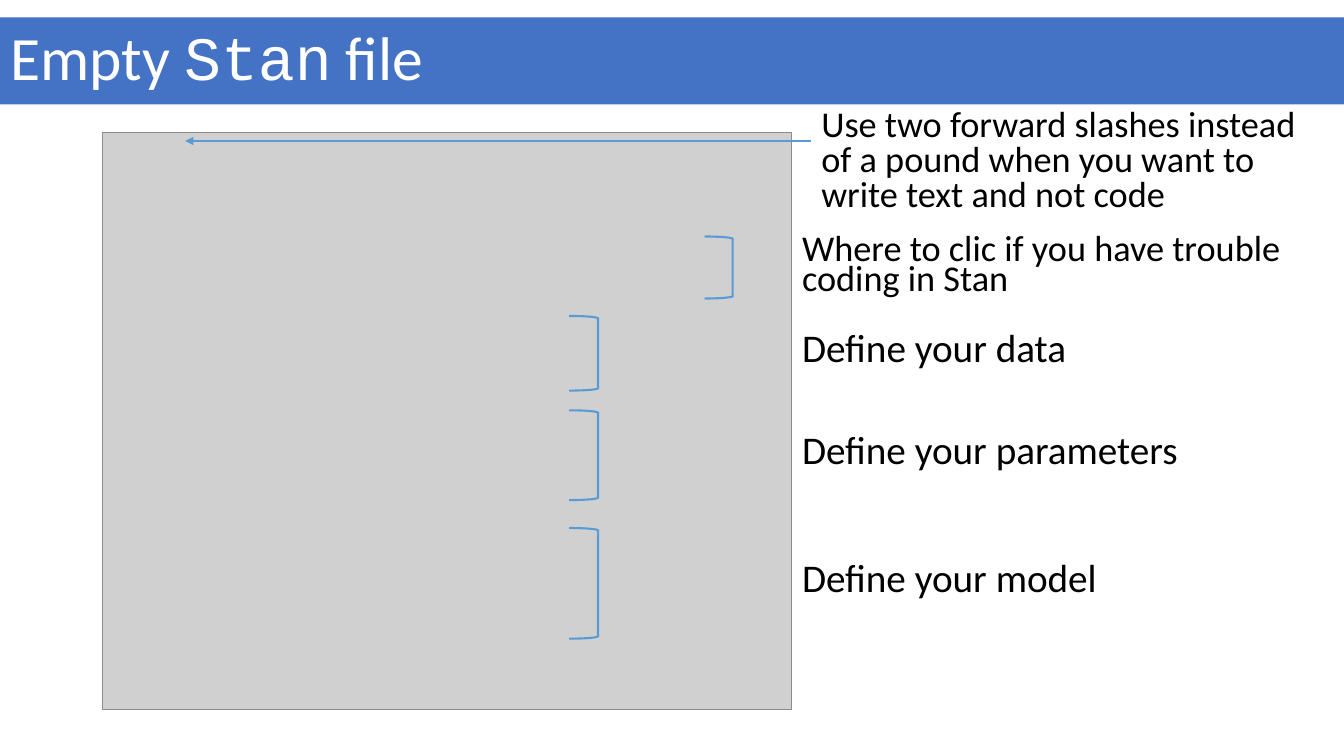
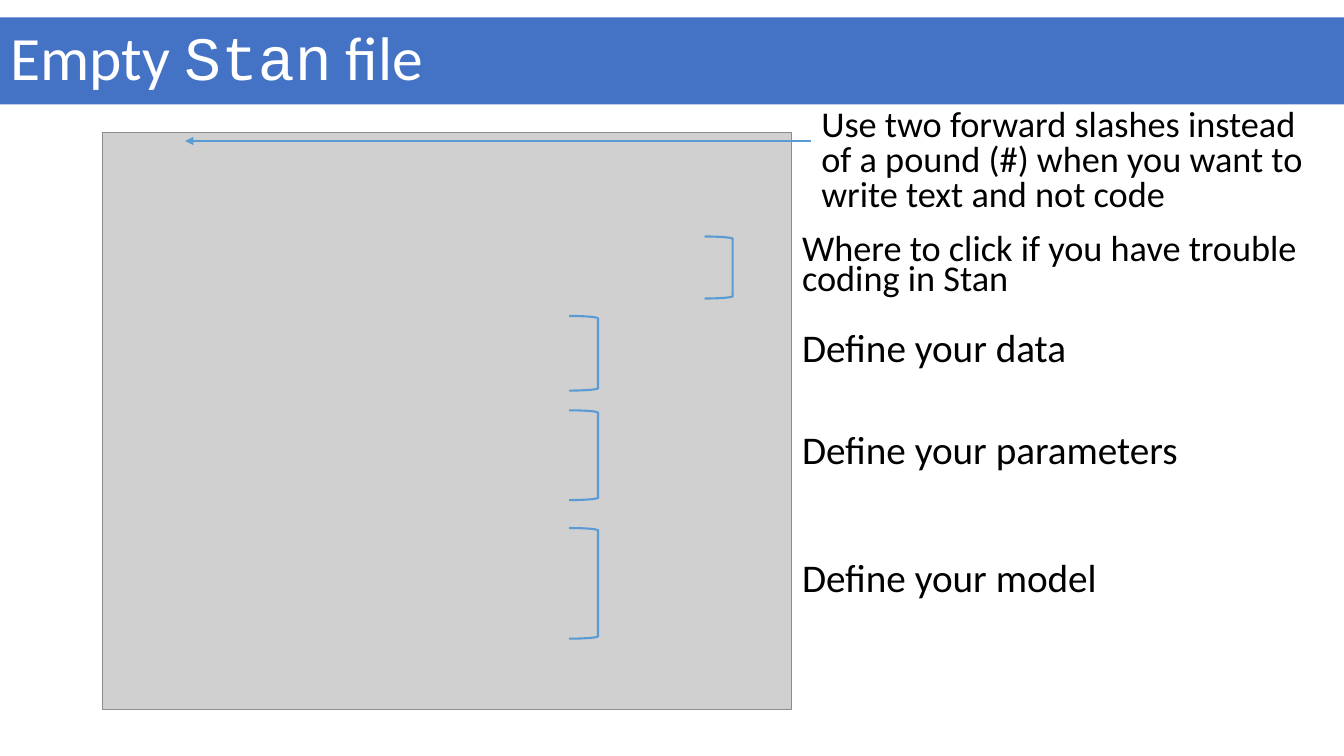
Before and after one commit to geek-lunch/workshops, a slide deck: slide 14 of Intro_to_bayesian/bayesian_stats_with_stan_and_brms.pptx. Drawn at 1344x756 pixels with LibreOffice and Linux fonts; fonts in the diff are those of the drawing; grey boxes stand for pictures. Boxes give left, top, right and bottom in pixels: in the first picture for what was removed or moved away, otherwise in the second. Text is boxed around its words. In the diff, an @@ line names an element or a change of style, - is before the commit and + after.

```diff
--- a/Intro_to_bayesian/bayesian_stats_with_stan_and_brms.pptx
+++ b/Intro_to_bayesian/bayesian_stats_with_stan_and_brms.pptx
@@ text at [821,111,1302,208]: text changed @@
-Use two forward slashes instead of a pound when you want to write text and not code
+Use two forward slashes instead of a pound (#) when you want to write text and not code
@@ text at [802,235,1297,298]: text changed @@
-Where to clic if you have trouble coding in Stan
+Where to click if you have trouble coding in Stan
```
Also in this commit, not shown: 1 other file.
